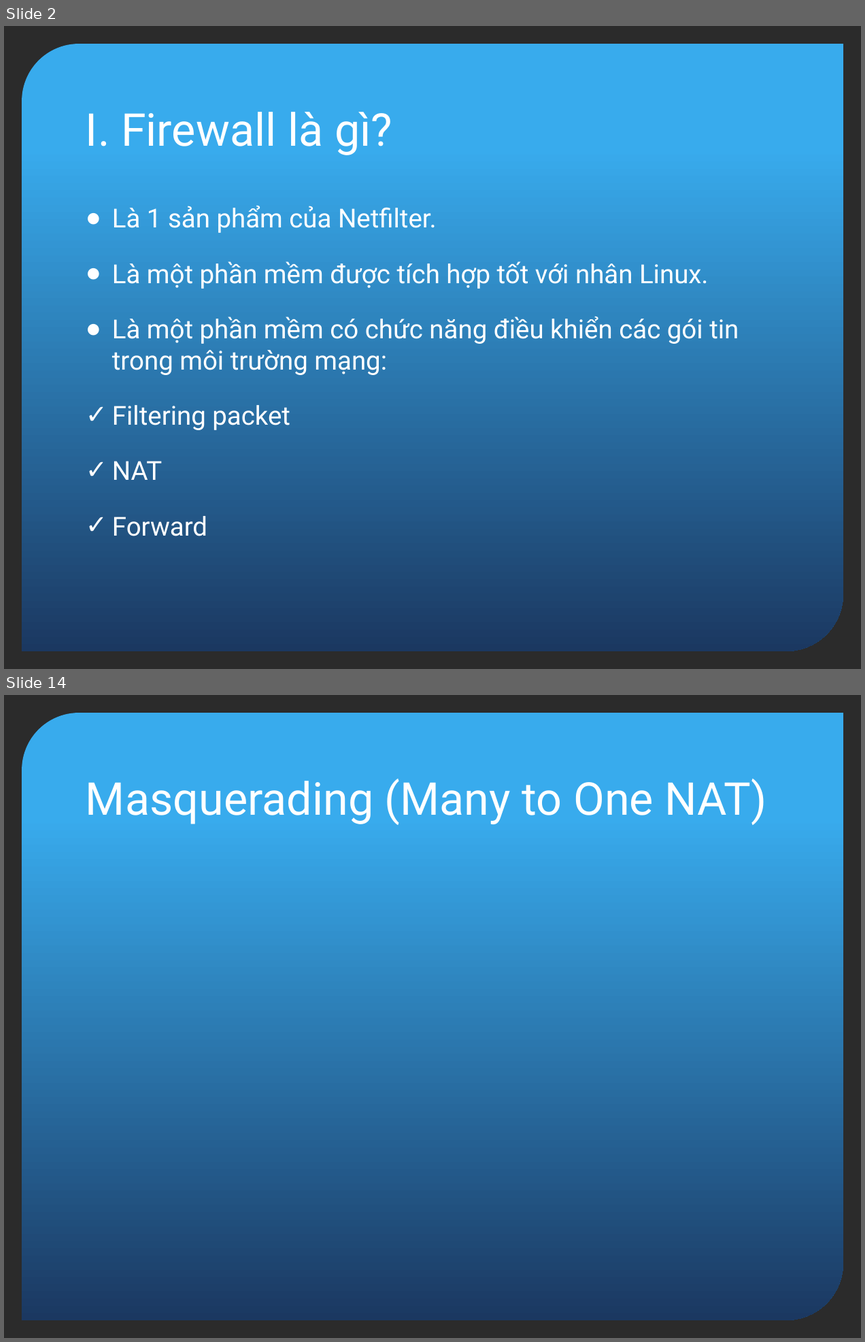
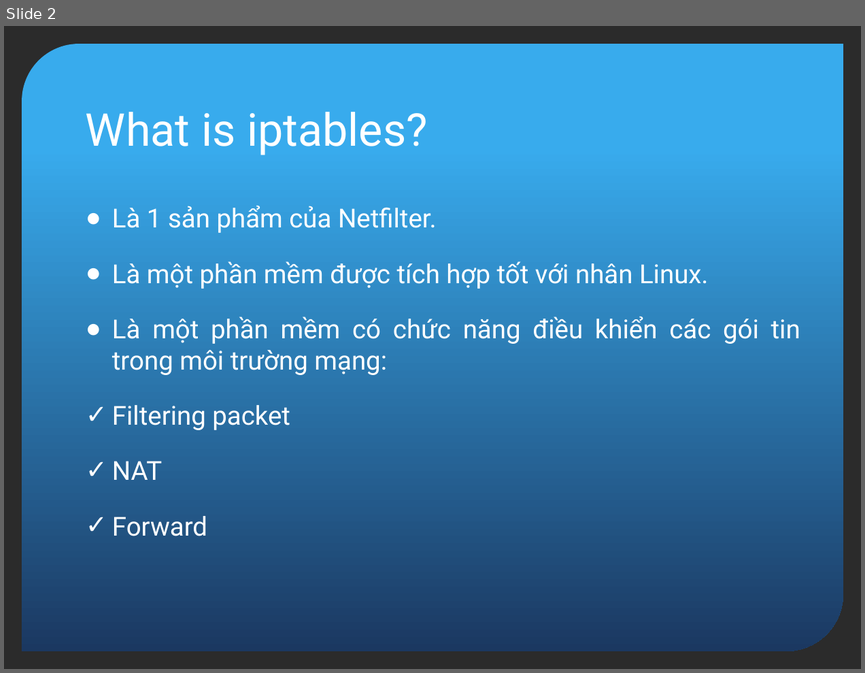
Before and after one commit to vietshell/Basic_Script, a slide deck: Presentation1.pptx. Shown one above the other, each under a label of ours: slides 2 and 14 before the commit, slide 2 after it; the slides between them are not shown. The pictures are 865x1342 and 865x673 pixels, drawn with LibreOffice and Linux fonts; fonts in the diff are those of the drawing; background and template pictures are left out; a plain dark background stands for a picture behind light text. Boxes give left, top, right and bottom in pixels: in the first picture for what was removed or moved away, otherwise in the second. Text is boxed around its words. In the diff, an @@ line names an element or a change of style, - is before the commit and + after.

```diff
--- a/Presentation1.pptx
+++ b/Presentation1.pptx
@@ slide 14 removed at (4, 695, 861, 1338), background picture (left out); not listed: 1 template element that a slide beside it also shows @@
@@ title removed at (86, 779, 766, 825) @@
-Masquerading (Many to One NAT)
@@ slide 2 changed as well @@
@@ title at (86, 112, 428, 155): text changed @@
-I. Firewall là gì?
+What is iptables?
@@ text "Là 1 sản phẩm của ..." at (112, 206, 800, 536): alignment left to justified @@
```
Also in this commit, not shown: 6 other slides changed, 4 slides added, 11 other slides removed, 1 other file.
